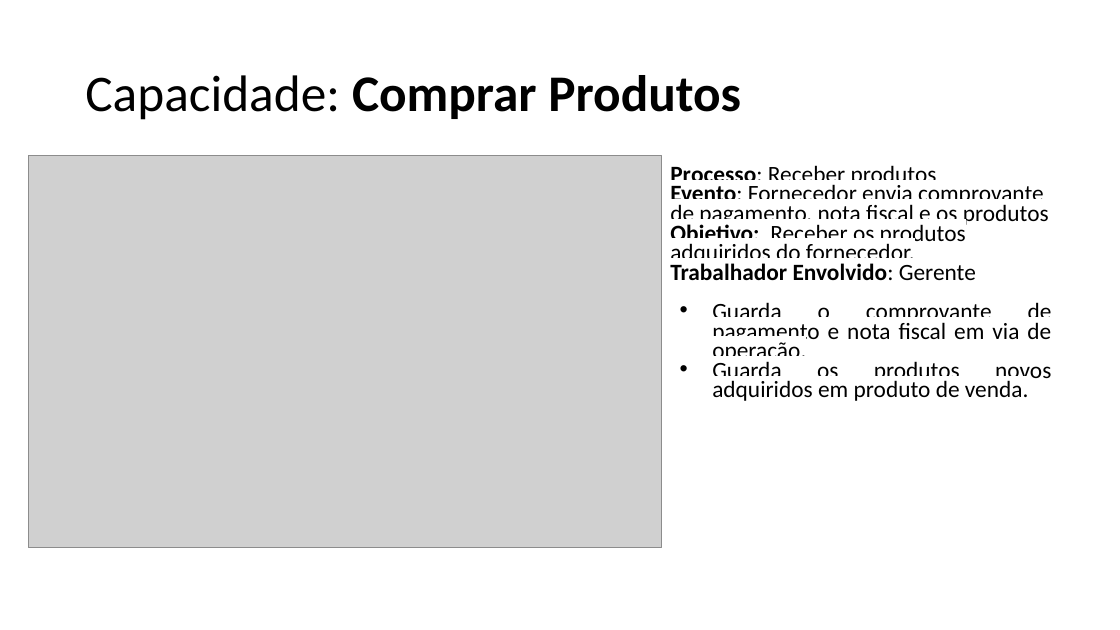
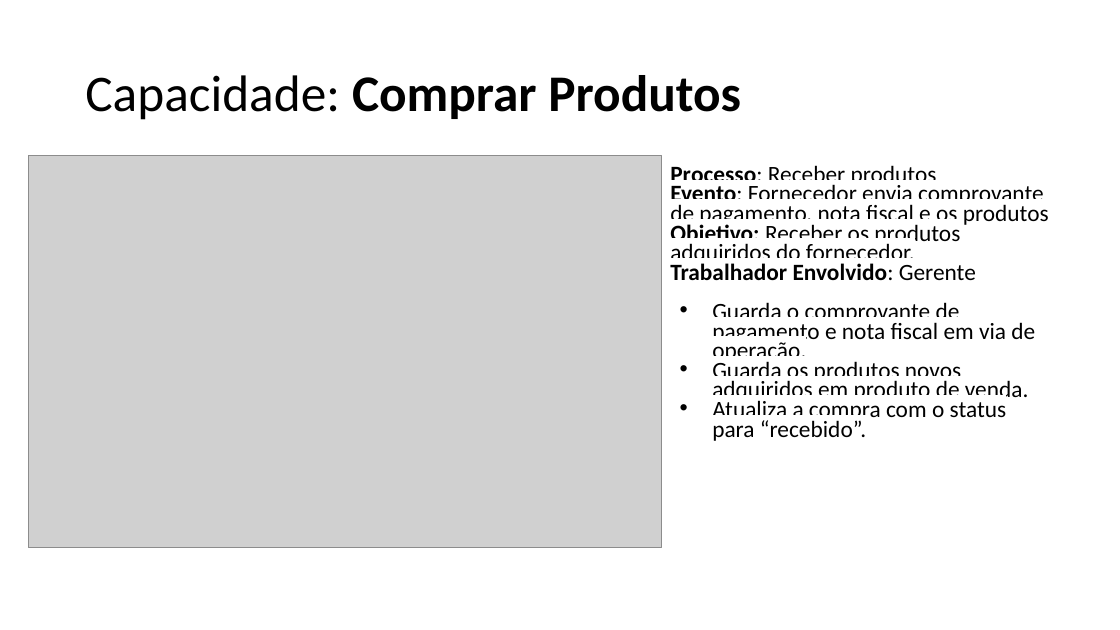
Before and after one commit to emersonsoaresdasilva/projeto-ope, a slide deck: slide 19 of 18-Descrição dos Processos de Negócio.pptx (slide 18 before the commit). Drawn at 1120x630 pixels with LibreOffice and Linux fonts; fonts in the diff are those of the drawing; grey boxes stand for pictures. Boxes give left, top, right and bottom in pixels: in the first picture for what was removed or moved away, otherwise in the second. Text is boxed around its words. In the diff, an @@ line names an element or a change of style, - is before the commit and + after.

```diff
--- a/18-Descrição dos Processos de Negócio.pptx
+++ b/18-Descrição dos Processos de Negócio.pptx
@@ text at (712, 302, 1035, 404): alignment justified to left @@
@@ text at (712, 400, 1007, 441): paragraph added @@
+• Atualiza a compra com o status para “recebido”.
```
Also in this commit, not shown: 21 other slides changed, 1 slide added, 15 other files.
